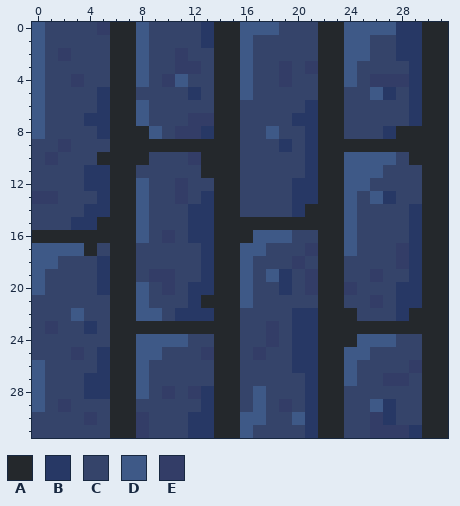
A pixel-art sprite gets an edit: images/wall_texture.png. That is the earlier state.
The file is 32x32 pixels. Colours within 5 levels of each other are drawn and written as one.
Palette (. is transparent): A #24282c  B #273865  C #35446a  D #3e5987  E #333d67
And afterwards:
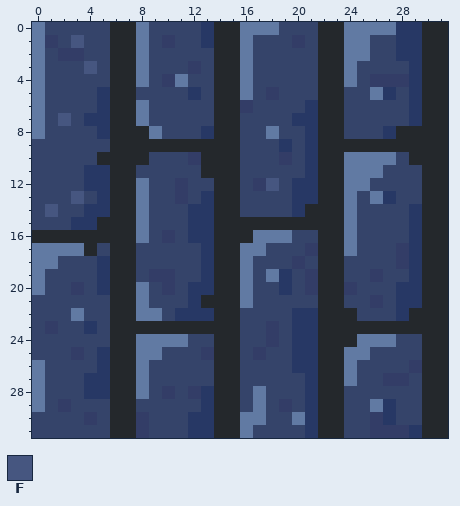
Colours new in this view: F #465680
Change:
@@ palette @@
-D #3e5987
+D #617aa3
@@ x 0..31 @@
- 0 DCCCCEAADCCCCBAADDDCCCAADDDDBBAA
- 1 DCCCCCAADCCCCBAADCCCCCAADDCCBBAA
- 2 DCECCCAADCCECCAADCCCCCAADDCCBBAA
- 3 DCCCCCAADCCEECAADCCECEAADCCCCBAA
- 4 DCCECCAADCEDCCAADCCECCAADCEEEBAA
- 5 DCCCCBAACCCCBCAADCCCCCAACCDBCBAA
- 6 DCCCCBAADCCCCCAACCCCCBAACCCCCBAA
- 7 DCCCBBAADCCCEEAACCCCBBAACCCCCBAA
- 8 DCCCCBAAADCEEBAACCDCCBAACCCBAAAA
- 9 CCECCCAAAAAAAAAACCCBCBAAAAAAAAAA
-10 CECCCAAAACCCEAAACCCCCBAADDDDCAAA
+ 0 DCCCCCAADCCCCBAADDDCCCAADDDDBBAA
+ 1 DECFCCAADCECCBAADCCCECAADDCCBBAA
+ 2 DCEECCAADCCCCCAADCCCCCAADDCCBBAA
+ 3 DCCCFCAADCCCECAADCCCCCAADCCCCBAA
+ 4 DCCCCCAADCEDCCAADCCCCCAADCEEEBAA
+ 5 DCCCCBAACCCCBCAADCECCCAACCDBCBAA
+ 6 DCCCCBAADCCCCCAAECCCCBAACCCCCBAA
+ 7 DCFCBBAADCCCCCAACCCCBBAACCCCCBAA
+ 8 DCCCCBAAADCCCBAACCDCCBAACCCBAAAA
+ 9 CCCCCCAAAAAAAAAACCCBCBAAAAAAAAAA
+10 CCCCCAAAACCCEAAACCCECBAADDDDCAAA
 11 CCCCBBAACCCCCAAACCCCCBAADDDCCCAA
-12 CCCCBBAADCCECCAACCCCBBAADDCCCCAA
-13 EECCCBAADCCECBAACCCCBBAADCDBCCAA
-14 CCCCBBAADCCCBBAACCCCBAAADCCCCBAA
+12 CCCCBBAADCCECCAACEFCBBAADDCCCCAA
+13 CCCFCBAADCCECBAACCCCBBAADCDBCCAA
+14 CFCCBBAADCCCBBAACCCCBAAADCCCCBAA
 15 CCCBBAAADCCCBBAAAAAAAAAADCCCCBAA
@@ x 1..5 @@
 19 CCCCB
-20 CCCCB
+20 CCECB
 21 CCCCC
Boxes around the changes in both pictures, in picture pixels (x1, y1, x2, y2):
changed: (32, 22, 396, 438)
